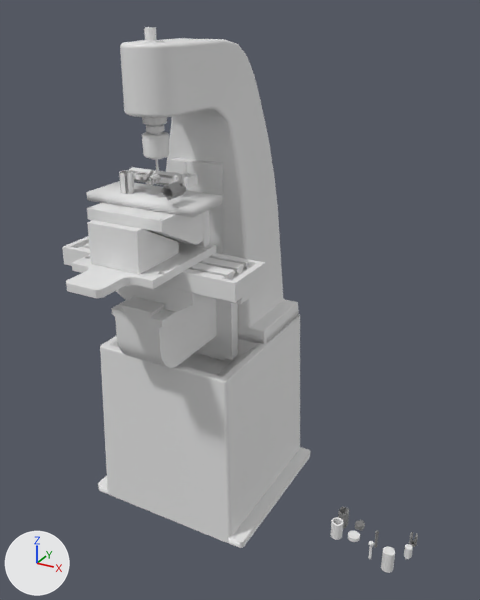
Two versions of the Blender file CNC3Axis/CNC3Axis.blend, one commit apart.
One viewpoint serves both versions: a 50 mm camera at (910.0, -1446.0, 1338.0) aimed at (172.0, -104.0, 667.0). The axes (+X, +Y, +Z) are drawn at lower left. The lights are the same throughout. The older version comes first. Both versions are drawn at frame 4639 of the action 'Action'; the numbers are the values there.

The first picture shows 'AxisX', 'AxisY', 'AxisZ', 'AxisZ.Base', 'AxisZ.Base.B', 'Foil.Base', 'Kokubo.AxisZ', 'Kokubo.Base', 'Kokubo.Spindle' and 19 more.
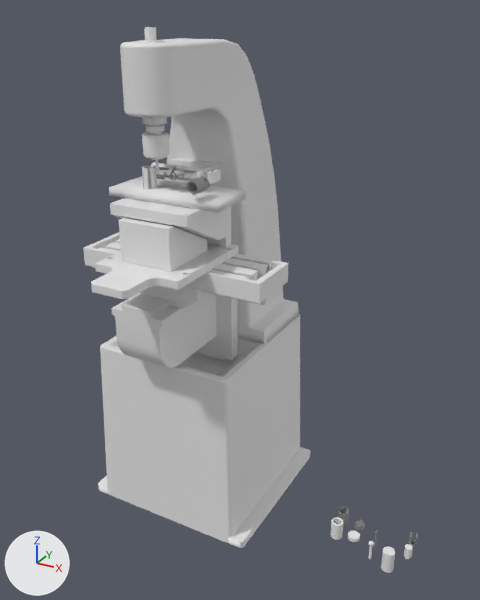
ob_axisz_group is not drawn itself; it is the parent of ob_axisz_base, ob_axisz, ob_axisz_base_b.
ob_foil_group is not drawn itself; it is the parent of ob_foil_base, ob_foil_a1, ob_foil_ab1, ob_foil_ab2, ob_foil_b1, ob_foil_d1, ob_product_d_001, ob_product_b_001.

What differs and where, as boxes [x1, y1, x2, y2] in the pictures (480 x 600 px):
'AxisZ.Base', moved: before [66, 210, 216, 298]; after [91, 206, 238, 299]
'AxisX', moved: before [62, 236, 266, 305]; after [83, 232, 289, 305]
'AxisZ.Base.B', moved: before [87, 220, 179, 274]; after [119, 218, 207, 272]
'AxisZ', moved: before [87, 203, 203, 245]; after [110, 198, 226, 240]
'Foil.Base', moved: before [87, 181, 222, 218]; after [109, 176, 246, 213]
'AxisY', moved: before [116, 285, 204, 312]; after [132, 286, 210, 309]
'Product.A.002', moved: before [162, 181, 186, 200]; after [186, 175, 211, 195]
'Fixture.Foil.D1', moved: before [173, 173, 197, 189]; after [197, 168, 221, 184]
'Foil.A1', moved: before [120, 170, 134, 194]; after [142, 166, 157, 189]
'Foil.AB2', moved: before [153, 170, 179, 186]; after [176, 166, 203, 181]
'Foil.AB1', moved: before [129, 167, 154, 183]; after [151, 162, 177, 178]
'Foil.B1', moved: before [135, 172, 149, 180]; after [158, 167, 172, 175]
'Product.A.001', moved: before [119, 170, 133, 194]; after [142, 166, 156, 189]
'Product.D.001', moved: before [146, 175, 161, 185]; after [169, 170, 184, 181]
'Foil.D1', moved: before [146, 174, 161, 185]; after [169, 169, 184, 180]
'Product.A.004', moved: before [152, 173, 170, 185]; after [175, 168, 193, 180]
'Product.A.003', moved: before [131, 170, 146, 182]; after [152, 165, 167, 177]
'Product.B.001', moved: before [135, 172, 147, 180]; after [158, 167, 169, 175]

What the commit changed:
Object 'AxisZ.Group' (ob_axisz_group) moves from (-15.0, -95.0, 778.0) to (35.5, -72.67, 778.0).
Object 'AxisZ' (ob_axisz) moves from (0.0, 0.0, 1.0) to (0.0, 0.0, 13.5).
Object 'AxisX' (ob_axisx) moves from (-15.0, 2.0, -30.0) to (36.0, 24.0, -30.0).
Object 'AxisY' (ob_axisy) moves from (0.0, 2.0, -30.0) to (0.0, 24.0, -30.0).
Object 'AxisZ.Base.B' (ob_axisz_base_b) moves from (0.0, 2.0, 0.0) to (0.0, 27.0, 0.0).
Object 'Foil.Group' (ob_foil_group) moves from (-15.0, -223.0, 915.0) to (35.5, -200.7, 927.5).
